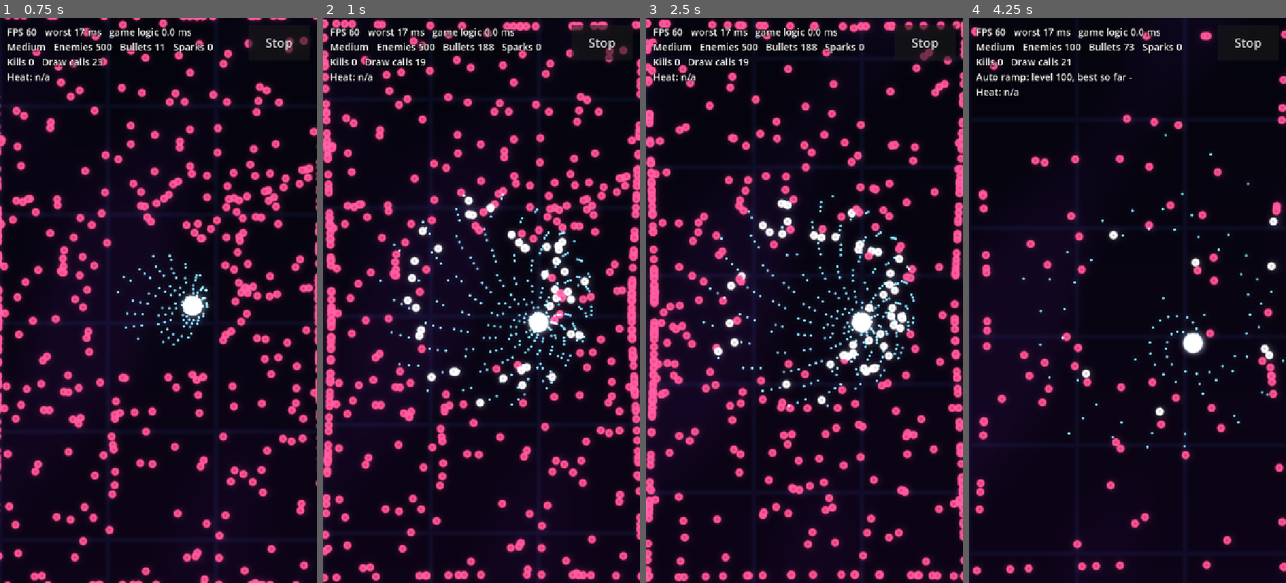
Above: before the commit, frames 1-4 (left to right).
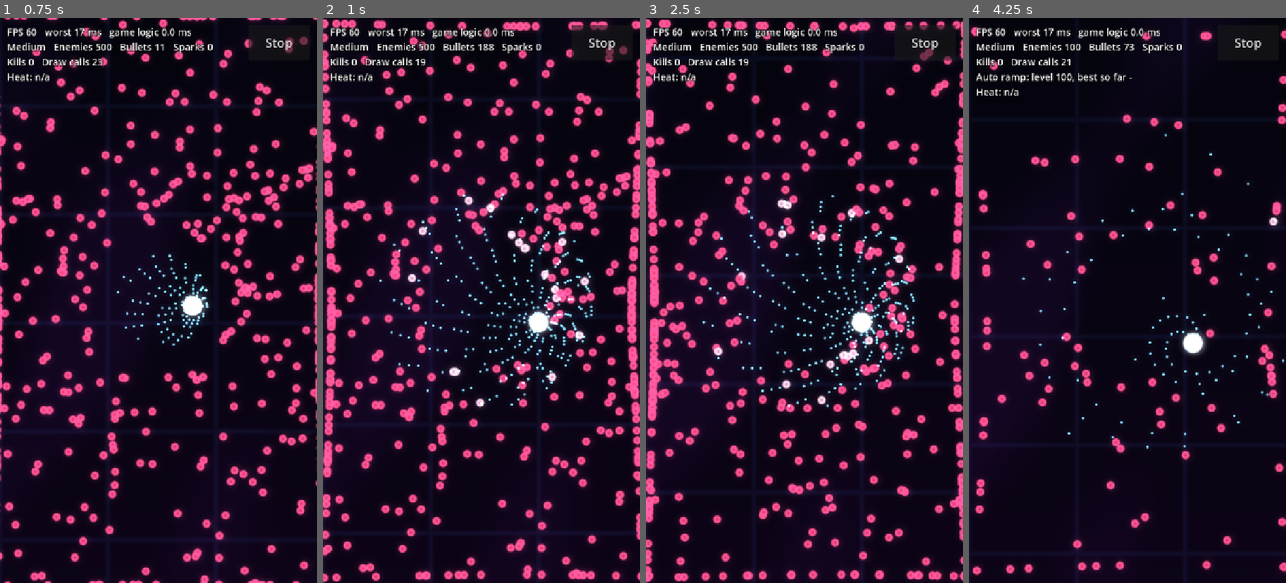
Above: after the commit, the same moments.

Repository: sachinpant3572/privateRepo
Game: Godot game, scene res://main.tscn
Same seed, same stepped clock (60 frames per second), same inputs: the game is played once before the commit and once after it.
Inputs:
- Up to frame 1 (0.75 s): click "Quick check: 500 enemies + 1,…" at 0.5 s
- Up to frame 2 (1 s): no input
- Up to frame 3 (2.5 s): click "Stop" at 1.25 s; click "Quick check: 500 enemies + 1,…" at 2 s
- Up to frame 4 (4.25 s): click "Stop" at 2.75 s; click "Auto ramp: find this phone's …" at 3.5 s

Frame 1 is identical in both runs. In frame 2, 1.2% of the frame differs, in the area x 25-84%, y 31-69%; in frame 3, 1.4%, in the area x 21-83%, y 32-69%; in frame 4, 0.3%.

Commit message:
Stress test: make the hit flash a short blink
With 24 HP the front line is hit every cooldown, so a flash lasting the
whole cooldown kept those enemies white. Flash for the first 35 ms only,
in light pink.

Co-Authored-By: Claude Opus 5.5 <noreply@anthropic.com>
Claude-Session: https://claude.ai/code/session_016KD5VdDb5q589jPZWgoF3X

Diff:
--- a/games/stress-test/main.gd
+++ b/games/stress-test/main.gd
@@ -14,6 +14,7 @@
 # explosions happen in view rather than at the edges.
 const ENEMY_HP := 24
 const HIT_COOLDOWN := 0.1
+const FLASH_TIME := 0.035  # The hit flash is a blink at the start of the cooldown.
 const BULLET_SPEED := 560.0
 const BULLET_LIFE := 1.5
 const BULLET_STREAMS := 6
@@ -400,9 +401,9 @@
 		var o := i * STRIDE
 		e_buf[o + 3] = p.x
 		e_buf[o + 7] = p.y
-		if cool > 0.0:
-			e_buf[o + 9] = 1.0
-			e_buf[o + 10] = 1.0
+		if cool > HIT_COOLDOWN - FLASH_TIME:
+			e_buf[o + 9] = 0.8
+			e_buf[o + 10] = 0.9
 		else:
 			e_buf[o + 9] = ENEMY_COLOR.g
 			e_buf[o + 10] = ENEMY_COLOR.b
